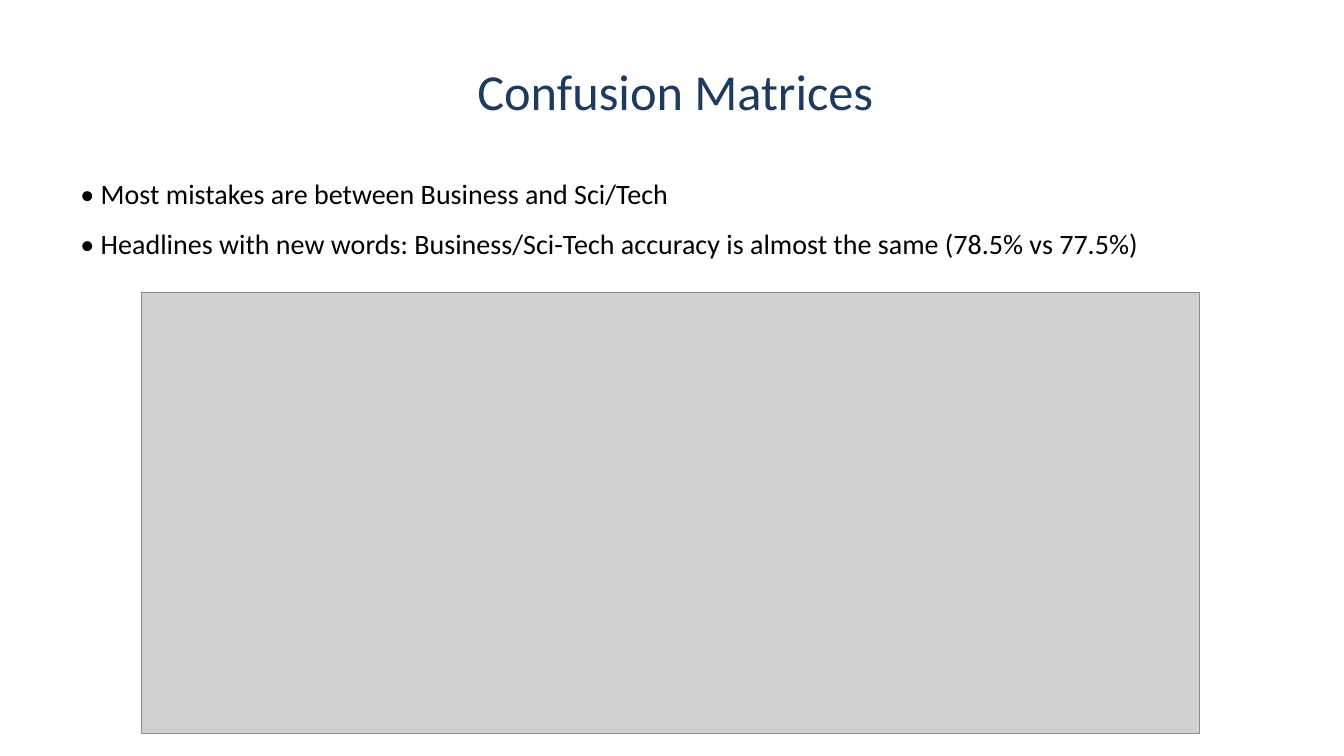
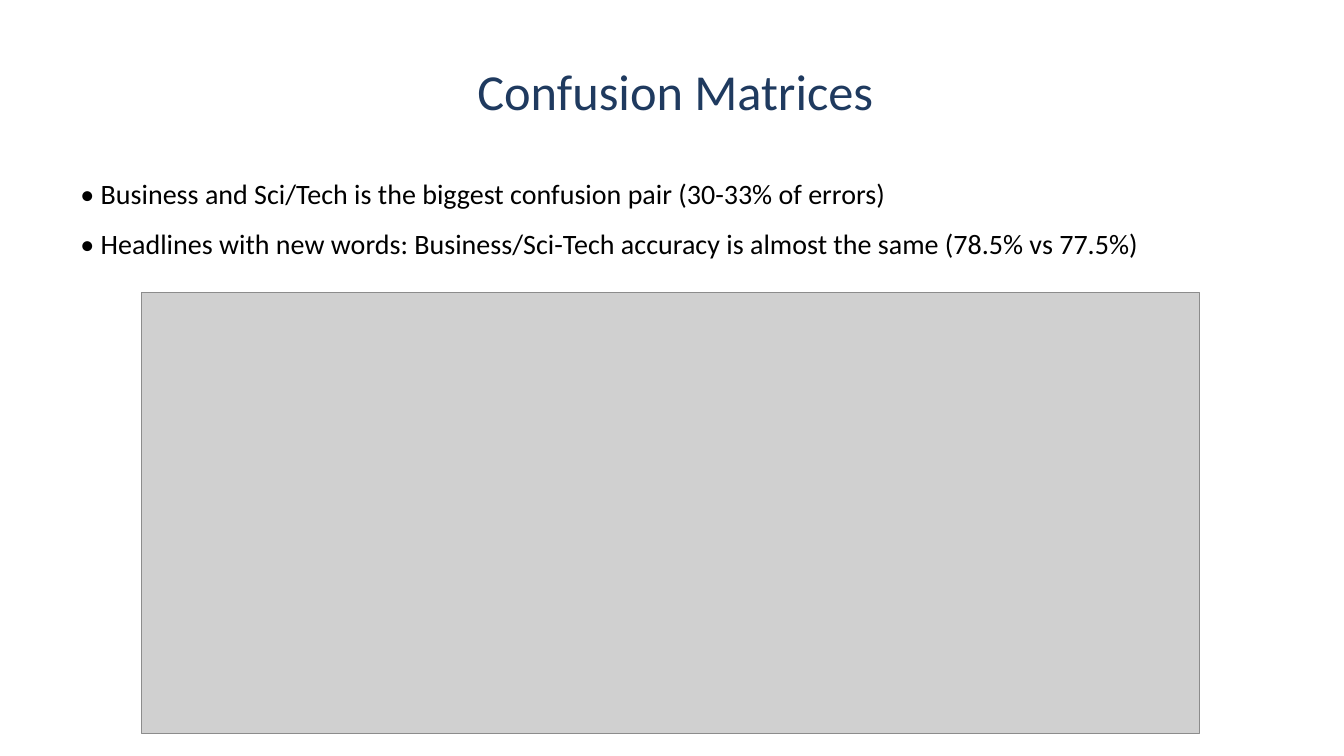
Before and after one commit to jaber-alsaikhan/News-Topic-Classification, a slide deck: slide 6 of deliverables/Group2_Slides.pptx. Drawn at 1344x756 pixels with LibreOffice and Linux fonts; fonts in the diff are those of the drawing; grey boxes stand for pictures. Boxes give left, top, right and bottom in pixels: in the first picture for what was removed or moved away, otherwise in the second. Text is boxed around its words. In the diff, an @@ line names an element or a change of style, - is before the commit and + after.

```diff
--- a/deliverables/Group2_Slides.pptx
+++ b/deliverables/Group2_Slides.pptx
@@ text at <box>101,183,885,209</box>: text changed @@
-• Most mistakes are between Business and Sci/Tech
+• Business and Sci/Tech is the biggest confusion pair (30-33% of errors)
```
Also in this commit, not shown: 1 other slide changed, 5 other files.
